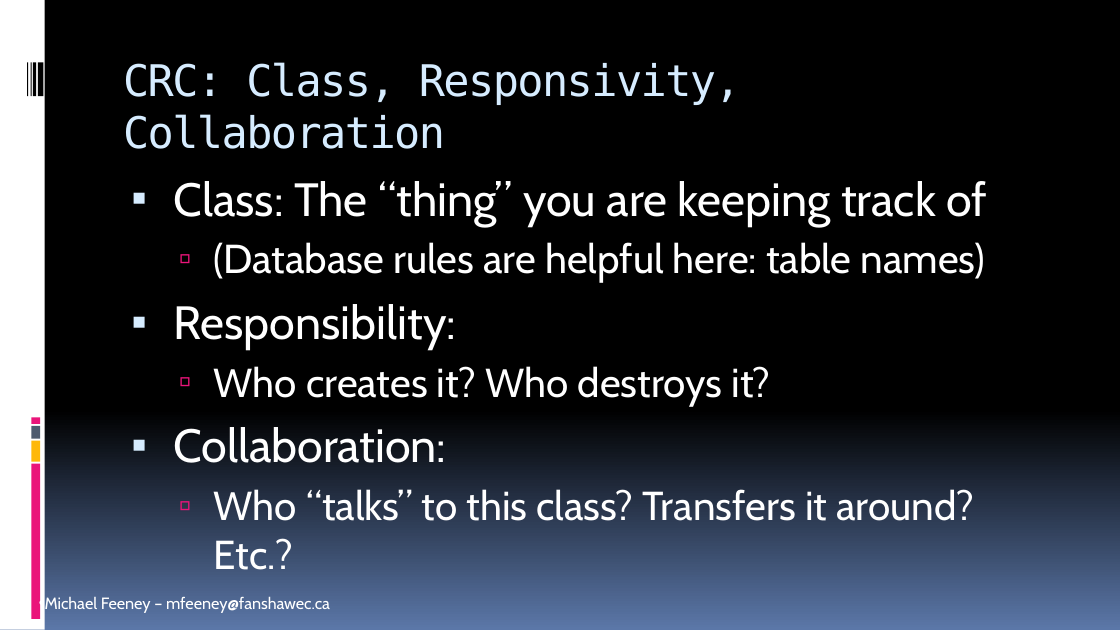
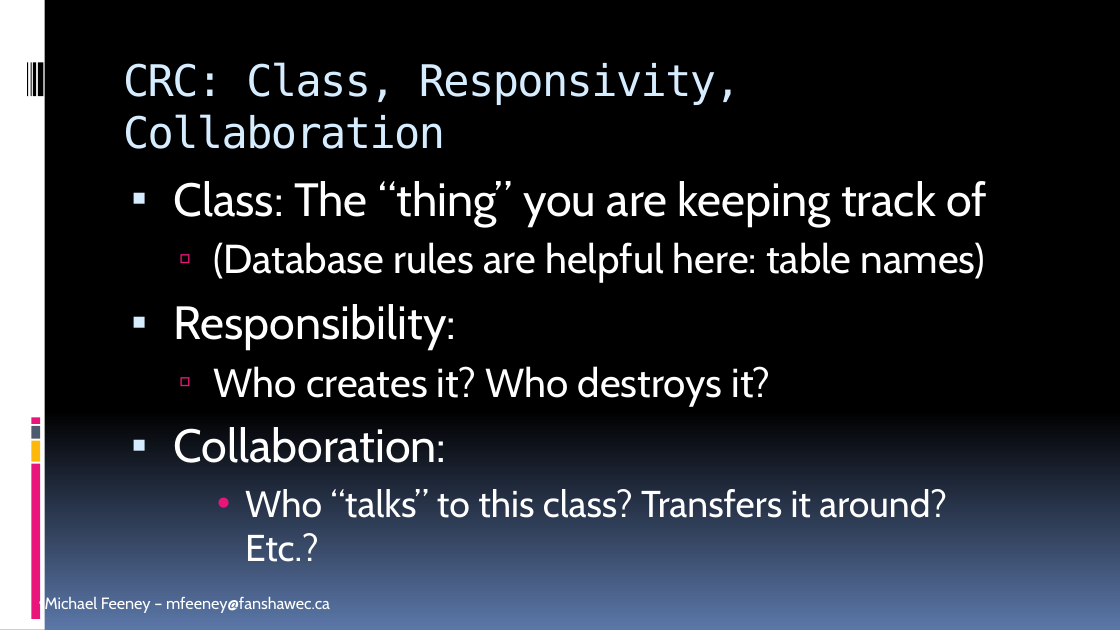
Before and after one commit to FeeneyCodes/GDP202425, a slide deck: slide 8 of 6044_FramPat/D2D/W01/INFO_6044_Engine_F24_W01D02_STL_Containers_1.pptx. Drawn at 1120x630 pixels with LibreOffice and Linux fonts; fonts in the diff are those of the drawing. Boxes give left, top, right and bottom in pixels: in the first picture for what was removed or moved away, otherwise in the second. Text is boxed around its words. In the diff, an @@ line names an element or a change of style, - is before the commit and + after.

```diff
--- a/6044_FramPat/D2D/W01/INFO_6044_Engine_F24_W01D02_STL_Containers_1.pptx
+++ b/6044_FramPat/D2D/W01/INFO_6044_Engine_F24_W01D02_STL_Containers_1.pptx
@@ text at [245,489,947,562]: size 26 to 24 pt in "Who “talks” to this class? Transfers it ..."; bullet ▫ to •; list level 2 to 3 in "Who “talks” to this class? ..." @@
```
Also in this commit, not shown: 4 slides added, 9 other files.
